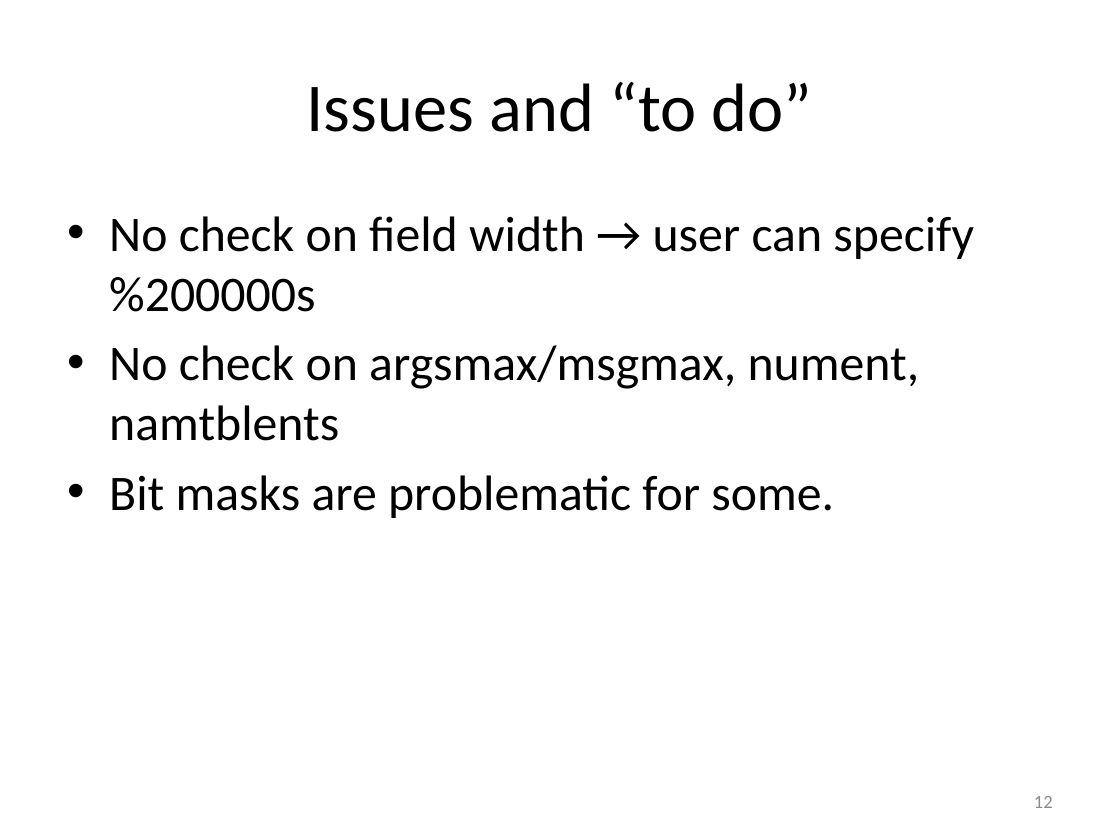
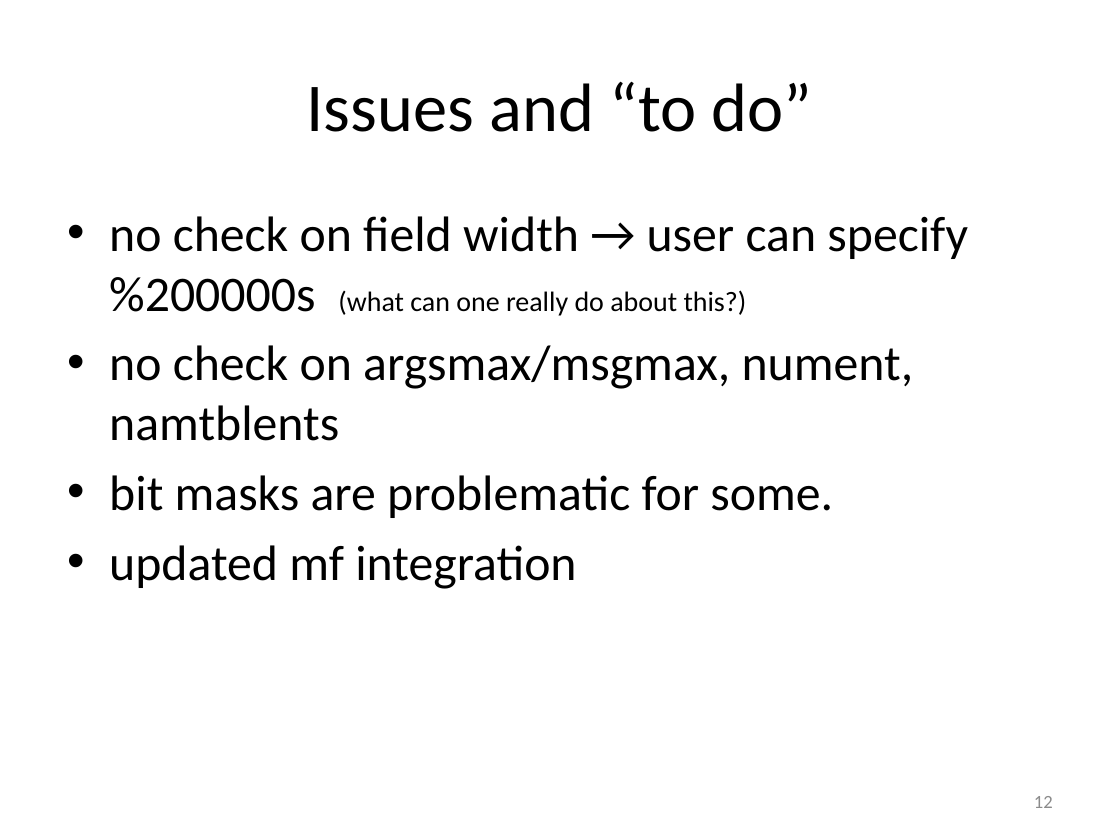
Before and after one commit to art-daq/trace, a slide deck: slide 12 of trace/doc/trace.pptx. Drawn at 1120x840 pixels with LibreOffice and Linux fonts; fonts in the diff are those of the drawing. Boxes give left, top, right and bottom in pixels: in the first picture for what was removed or moved away, otherwise in the second. Text is boxed around its words. In the diff, an @@ line names an element or a change of style, - is before the commit and + after.

```diff
--- a/trace/doc/trace.pptx
+++ b/trace/doc/trace.pptx
@@ text at (x1=109, y1=216, x2=968, y2=589): text changed @@
-• No check on field width → user can specify %200000s
-• No check on argsmax/msgmax, nument, namtblents
-• Bit masks are problematic for some.
+• no check on field width → user can specify %200000s (what can one really do about this?)
+• no check on argsmax/msgmax, nument, namtblents
+• bit masks are problematic for some.
+• updated mf integration
```
Also in this commit, not shown: 7 other slides changed.
